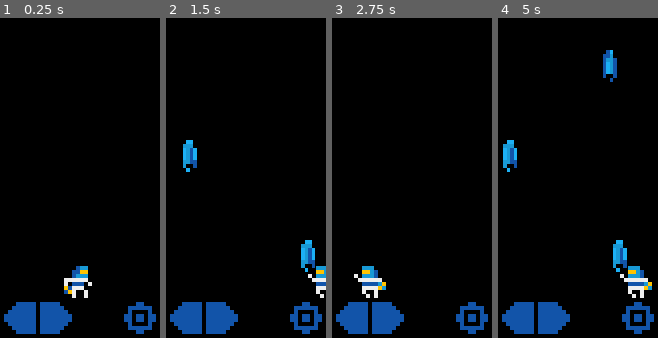
Above: before the commit, frames 1-4 (left to right).
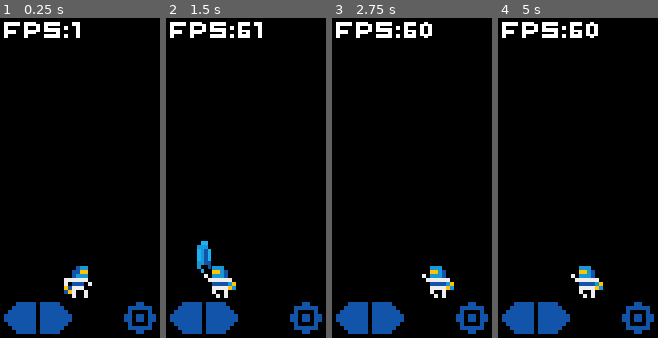
Above: after the commit, the same moments.

Repository: whmsft/vechten
Game: Godot game, scene res://scenes/Game.tscn
Two runs of this game, one before a commit and one after it. Both use one fixed random seed, a clock stepped at 60 frames per second and the inputs below.
Inputs (mouse positions are in pixels of both pictures, inside the frame that each line leads up to):
- Up to frame 1 (0.25 s): no input
- Up to frame 2 (1.5 s): click (185, 318) at 0.5 s; move the mouse to (281, 162) at 1.27 s; hold Right (key_right) from 1.28 s (still down); hold Space (key_space) from 1.28 s (still down)
- Up to frame 3 (2.75 s): move the mouse to (380, 194) at 2.02 s; release Right (key_right) at 2.03 s; release Space (key_space) at 2.03 s; hold Left (key_left) from 2.03 s (still down); tap Space (key_space) at 2.1 s
- Up to frame 4 (5 s): move the mouse to (594, 107) at 2.77 s; release Left (key_left) at 2.78 s; hold Space (key_space) 2.78-3.53 s; hold Right (key_right) 2.78-4.28 s; move the mouse to (570, 242) at 3.52 s; tap Space (key_space) at 3.6 s; move the mouse to (626, 226) at 4.27 s; hold Left (key_left) from 4.28 s (still down); hold Space (key_space) from 4.28 s (still down)

The runs differ from the first frame. In frame 1, 1.2% of the frame differs, in the area x 2-50%, y 1-7%; in frame 2, 5.1%; in frame 3, 3.7%; in frame 4, 5.7%, in the area x 2-97%, y 1-88%.

Commit message:
A lot of work.. changes on diff.txt

Diff:
--- a/project.godot
+++ b/project.godot
@@ -26,6 +26,10 @@
 window/handheld/orientation="portrait"
 window/stretch/mode="2d"
 window/stretch/aspect="keep_width"
+
+[global]
+
+fps=false
 
 [gui]
 
@@ -78,6 +82,11 @@
  ]
 }
 
+[input_devices]
+
+pointing/emulate_touch_from_mouse=true
+pointing/emulate_mouse_from_touch=false
+
 [physics]
 
 common/enable_pause_aware_picking=true
--- a/scenes/Game.tscn
+++ b/scenes/Game.tscn
@@ -8,9 +8,16 @@
 [ext_resource path="res://assets/bullet0.png" type="Texture" id=6]
 [ext_resource path="res://assets/fire.png" type="Texture" id=7]
 [ext_resource path="res://assets/bullet1.png" type="Texture" id=8]
+[ext_resource path="res://assets/player_fire.png" type="Texture" id=9]
+[ext_resource path="res://assets/pixel.ttf" type="DynamicFontData" id=10]
 
 [sub_resource type="SpriteFrames" id=1]
 animations = [ {
+"frames": [ ExtResource( 9 ) ],
+"loop": true,
+"name": "fire",
+"speed": 5.0
+}, {
 "frames": [ ExtResource( 3 ), ExtResource( 1 ) ],
 "loop": true,
 "name": "idle",
@@ -30,38 +37,41 @@
 "speed": 5.0
 } ]
 
+[sub_resource type="DynamicFont" id=5]
+size = 8
+font_data = ExtResource( 10 )
+
+[sub_resource type="Theme" id=3]
+default_font = SubResource( 5 )
+
 [node name="Game" type="Node2D"]
 script = ExtResource( 4 )
 
 [node name="Player" type="AnimatedSprite" parent="."]
 frames = SubResource( 1 )
-animation = "walk"
-frame = 1
+animation = "fire"
 playing = true
 centered = false
 
 [node name="Bullet" type="AnimatedSprite" parent="."]
-position = Vector2( 5, 5 )
+position = Vector2( 4, 4 )
 scale = Vector2( 0.875, 1 )
 frames = SubResource( 2 )
 animation = "bullet_fire"
+frame = 1
 playing = true
 
 [node name="btn_left" type="TextureButton" parent="."]
-margin_left = 1.0
-margin_top = 71.0
-margin_right = 9.0
-margin_bottom = 79.0
+margin_right = 8.0
+margin_bottom = 8.0
 action_mode = 0
 texture_normal = ExtResource( 5 )
 texture_pressed = ExtResource( 5 )
 texture_hover = ExtResource( 5 )
 
 [node name="btn_right" type="TextureButton" parent="."]
-margin_left = 10.0
-margin_top = 71.0
-margin_right = 18.0
-margin_bottom = 79.0
+margin_right = 8.0
+margin_bottom = 8.0
 action_mode = 0
 texture_normal = ExtResource( 5 )
 texture_pressed = ExtResource( 5 )
@@ -69,10 +79,19 @@
 flip_h = true
 
 [node name="btn_fire" type="TextureButton" parent="."]
-margin_left = 31.0
-margin_top = 71.0
-margin_right = 39.0
-margin_bottom = 79.0
+margin_right = 8.0
+margin_bottom = 8.0
 texture_normal = ExtResource( 7 )
 texture_pressed = ExtResource( 7 )
 texture_hover = ExtResource( 7 )
+
+[node name="Label" type="Label" parent="."]
+margin_left = 1.0
+margin_top = 1.0
+margin_right = 30.0
+margin_bottom = 6.0
+theme = SubResource( 3 )
+text = "FPS: "
+
+[node name="bullet_timer" type="Timer" parent="."]
+wait_time = 0.5
--- a/scripts/Game.gd
+++ b/scripts/Game.gd
@@ -1,38 +1,59 @@
+#####################
+## Name: vechten   ##
+## Author: @whmsft ##
+## version: v0b1   ##
+## commit: 11      ##
+#####################
+
 extends Node2D
-var frame = 0
-var Mouse = Vector2()
+var FPS = 0
+var SCREEN = Vector2(0,0)
+var MOUSE = Vector2()
 var bullets = []
 
+var timer = 0
+var timer_limit = 0.2
+
 func _ready():
-	$Player.position = Vector2(16, 62)
+	SCREEN.x = get_viewport().get_visible_rect().size.x
+	SCREEN.y = get_viewport().get_visible_rect().size.y
+	$btn_fire.set_global_position(Vector2(SCREEN.x -9, SCREEN.y -9))
+	$btn_left.set_global_position(Vector2(1, SCREEN.y -9))
+	$btn_right.set_global_position(Vector2(10, SCREEN.y -9))
+	$Player.position = Vector2(16, SCREEN.y -18)
 	$Player.play()
 	$Bullet.hide()
 
 func _process(_delta):
-	frame += 1
-	Mouse = get_global_mouse_position()
-	update_player()
-	update_bullet()
+	FPS = Engine.get_frames_per_second()
+	$Label.text = "FPS:"+str(FPS)
+	MOUSE = get_global_mouse_position()
+	update_player(_delta)
+	update_bullet(_delta)
 
-func update_player():
+func update_player(_delta):
 	var old_position = $Player.position
-	if Input.is_action_pressed("key_left") or $btn_left.pressed: $Player.position.x += -2.5
-	elif Input.is_action_pressed("key_right") or $btn_right.pressed: $Player.position.x += +2.5
+	if Input.is_action_pressed("key_left") or $btn_left.pressed: $Player.position.x += -256*_delta
+	elif Input.is_action_pressed("key_right") or $btn_right.pressed: $Player.position.x += +256*_delta
 	if old_position.x != $Player.position.x: $Player.animation = "walk"
+	elif Input.is_action_pressed("key_space") or $btn_fire.pressed: $Player.animation = "fire"
 	else: $Player.animation = "idle"
 	$Player.flip_h = bool($Player.position.x-old_position.x < 0)
 	if $Player.position.x < -4 : $Player.position.x = 48
 	elif $Player.position.x > 48: $Player.position.x = -4
 
-func update_bullet():
-	if (Input.is_action_pressed("key_space") or $btn_fire.pressed) and (frame%10 == 0):
-		bullets.append($Bullet.duplicate())
-		bullets[-1].position = Vector2($Player.position.x, $Player.position.y)
-		bullets[-1].show()
-		add_child(bullets[-1])
+func update_bullet(_delta):
+	if (Input.is_action_pressed("key_space") or $btn_fire.pressed):
+		timer += _delta
+		if (timer > timer_limit):
+			timer -= timer_limit
+			bullets.append($Bullet.duplicate())
+			bullets[-1].position = Vector2($Player.position.x, $Player.position.y)
+			bullets[-1].show()
+			add_child(bullets[-1])
 	for n in bullets:
 		n.play()
 		if n.position.y < 8:
 			bullets.erase(n)
 			n.queue_free()
-		n.position = Vector2(n.position.x, n.position.y-2.5)
+		n.position = Vector2(n.position.x, n.position.y-128*_delta)
Binary file added: assets/pixel.ttf
Binary file added: assets/player_fire.png
Not shown, added: assets/player_fire.png.import
Not shown, added: diff.txt
Binary file added: recording.gif
Not shown: 1 places in scenes/Game.tscn that only renumber resources
